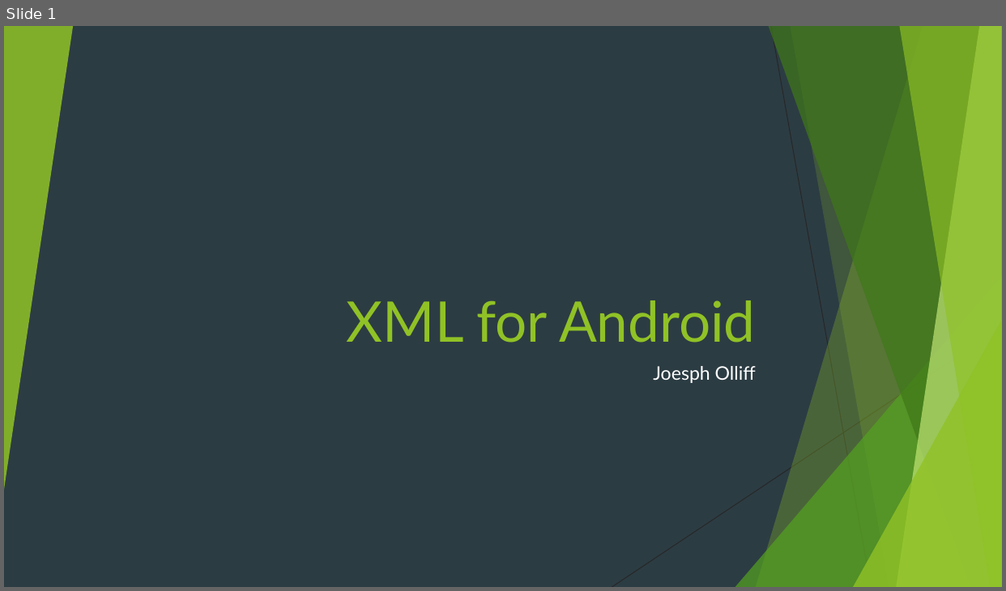
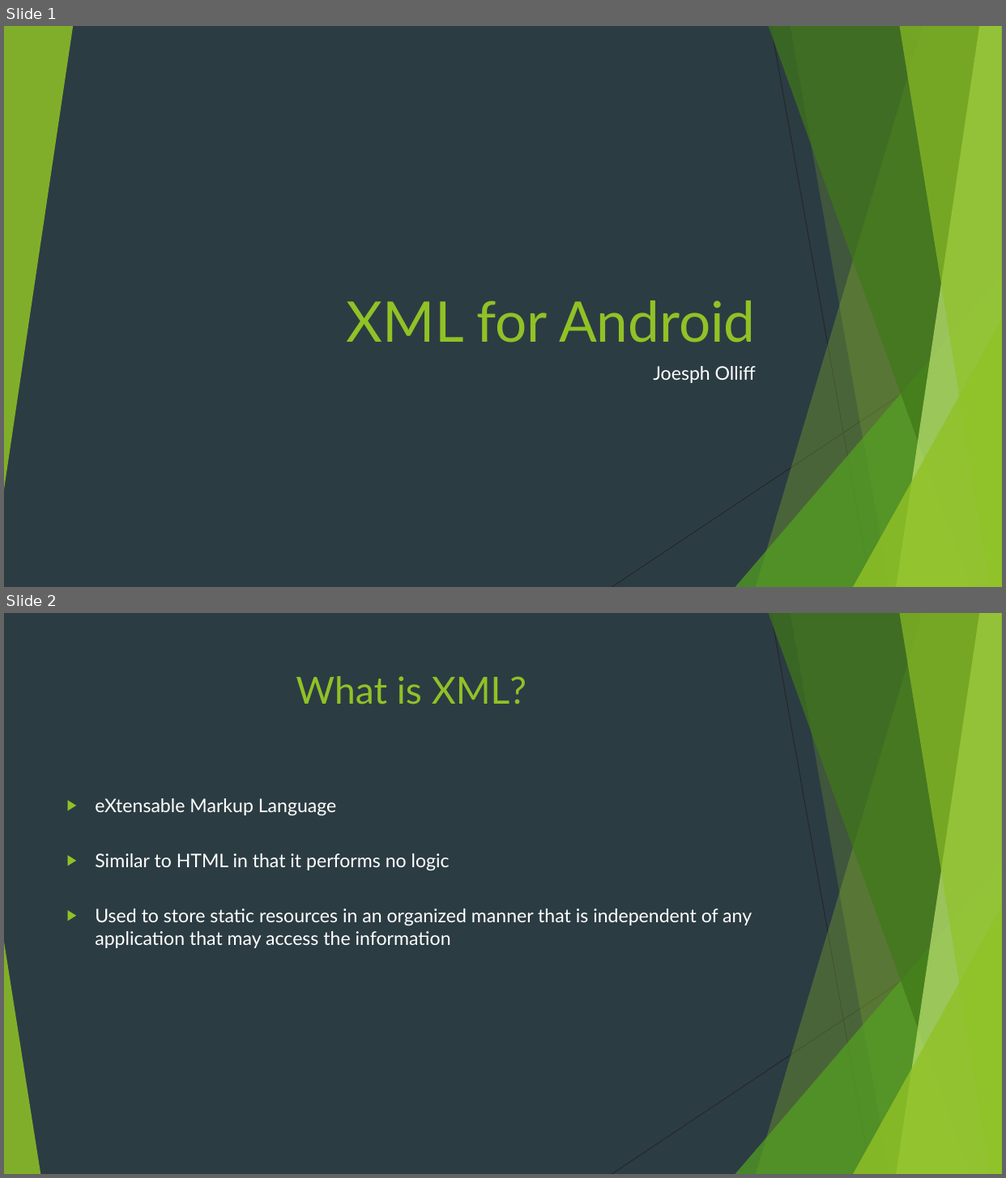
Before and after one commit to Sylvia-Olliff/XML-class, a slide deck: XML for Android.pptx. Shown one above the other, each under a label of ours: slide 1 before the commit, slides 1 and 2 after it. The pictures are 1006x591 and 1006x1178 pixels, drawn with LibreOffice and Linux fonts; fonts in the diff are those of the drawing. Boxes give left, top, right and bottom in pixels: in the first picture for what was removed or moved away, otherwise in the second. Text is boxed around its words. In the diff, an @@ line names an element or a change of style, - is before the commit and + after.

```diff
--- a/XML for Android.pptx
+++ b/XML for Android.pptx
@@ slide 2 added at box(4, 613, 1002, 1174), background #2C3C43; not listed: 9 template elements that a slide beside it also shows @@
@@ title added at box(296, 676, 526, 705), 36 pt, text #90C226 @@
+What is XML?
@@ text added at box(95, 798, 752, 948), 18 pt, text #FFFFFF @@
+▶ eXtensable Markup Language
+▶ Similar to HTML in that it performs no logic
+▶ Used to store static resources in an organized manner that is independent of any application that may access the information
@@ triangle added at box(4, 942, 40, 1174), fill #90C226 at 85% opacity @@
```
Also in this commit, not shown: 4 other slides added.
